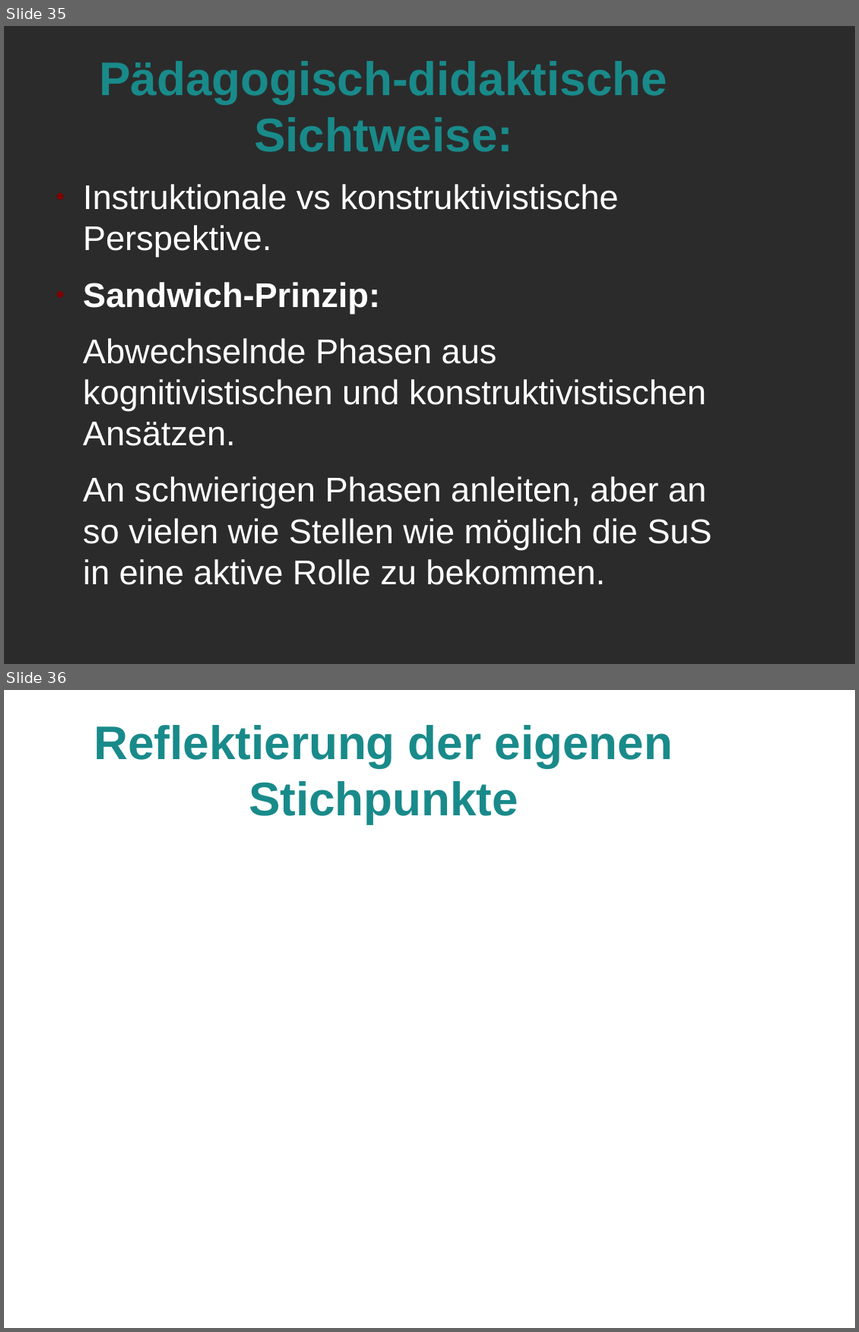
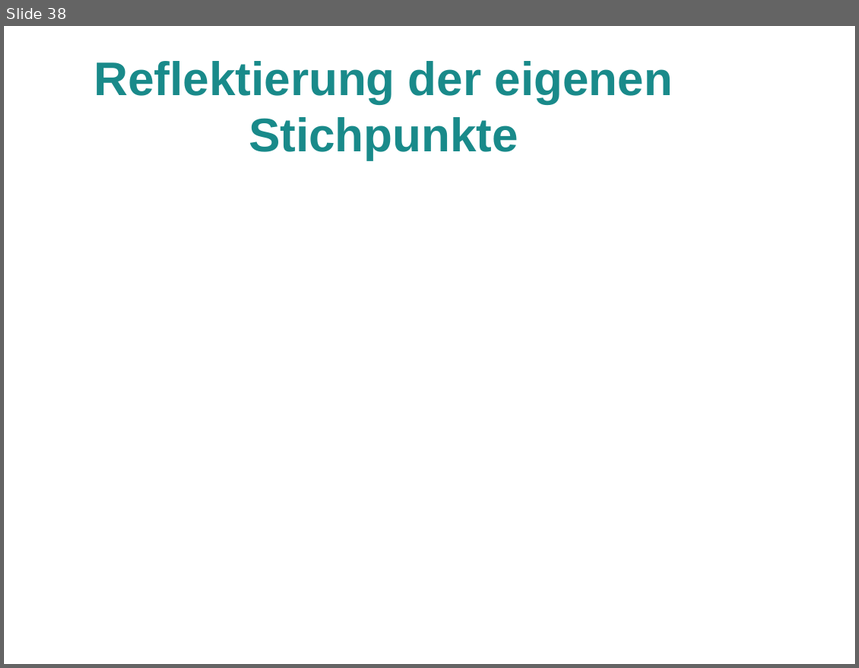
Before and after one commit to LorenzMueller/SS19, a slide deck: Mathe Didaktik/Präsentation.odp. Shown one above the other, each under a label of ours: slides 35 and 36 before the commit, slide 38 after it. The pictures are 859x1332 and 859x668 pixels, drawn with LibreOffice and Linux fonts; fonts in the diff are those of the drawing; background and template pictures are left out; a plain dark background stands for a picture behind light text. Boxes give left, top, right and bottom in pixels: in the first picture for what was removed or moved away, otherwise in the second. Text is boxed around its words. In the diff, an @@ line names an element or a change of style, - is before the commit and + after.

```diff
--- a/Mathe Didaktik/Präsentation.odp
+++ b/Mathe Didaktik/Präsentation.odp
@@ slide 35 removed at box(4, 26, 855, 664), background picture (left out) @@
@@ title removed at box(99, 61, 667, 152) @@
-Pädagogisch-didaktische Sichtweise:
@@ text removed at box(83, 184, 712, 585) @@
-● Instruktionale vs konstruktivistische Perspektive.
-● Sandwich-Prinzip:
-Abwechselnde Phasen aus kognitivistischen und konstruktivistischen Ansätzen.
-An schwierigen Phasen anleiten, aber an so vielen wie Stellen wie möglich die SuS in eine aktive Rolle zu bekommen.
@@ what was slide 36 is now slide 38 @@
```
Also in this commit, not shown: 8 slides changed, 2 slides added, 5 other files.
